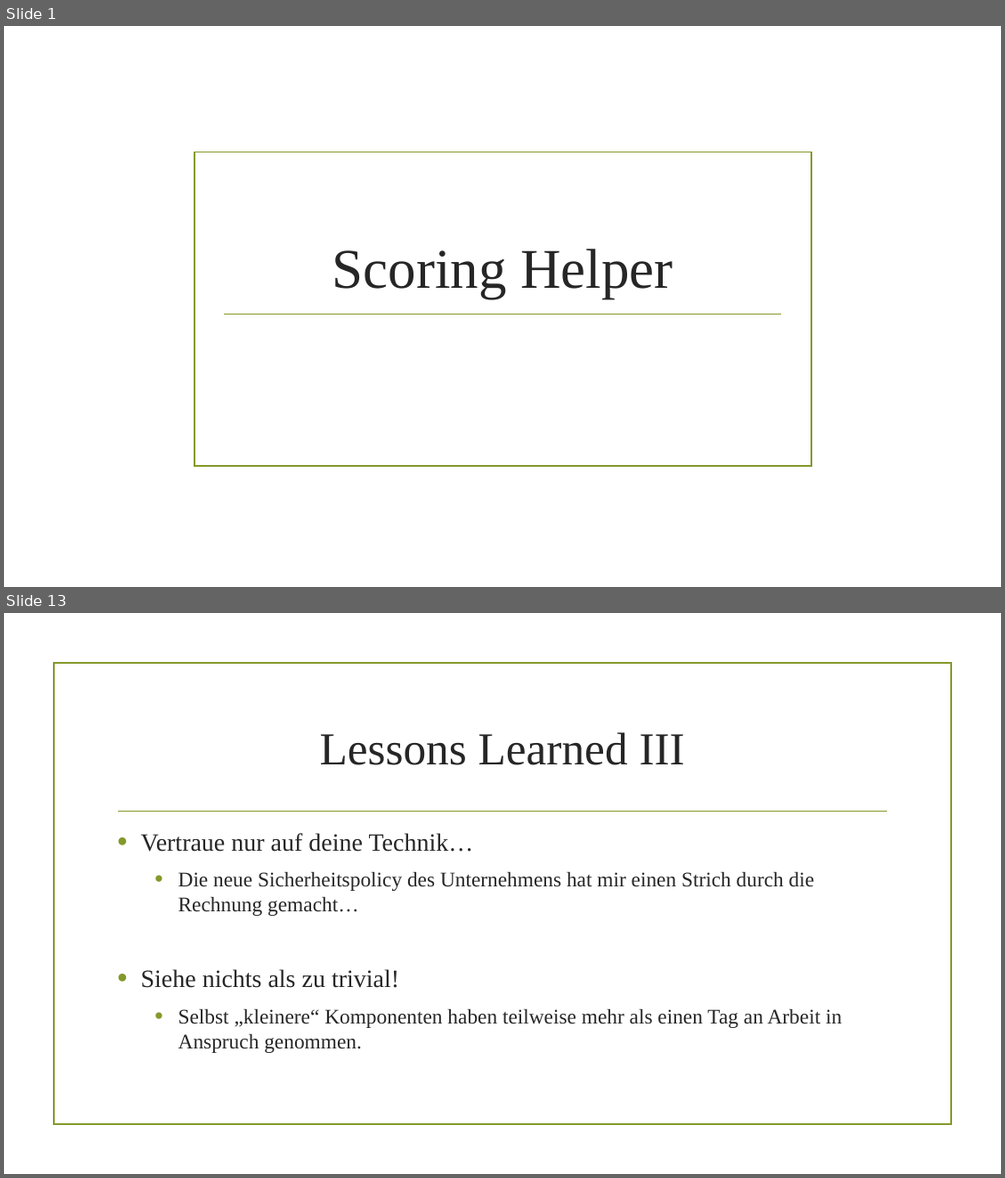
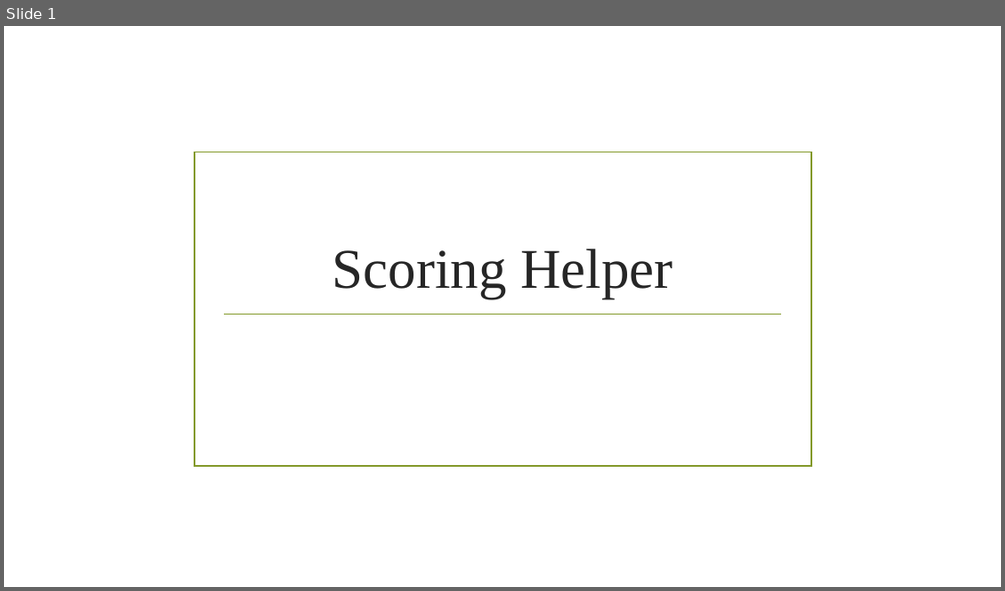
Before and after one commit to UniPayne/RCD-Project, a slide deck: Projektdokumentationen/Projektabgabe/Projektabgabe.pptx. Shown one above the other, each under a label of ours: slides 1 and 13 before the commit, slide 1 after it; the slides between them are not shown. The pictures are 1005x1178 and 1005x591 pixels, drawn with LibreOffice and Linux fonts; fonts in the diff are those of the drawing; background and template pictures are left out. Boxes give left, top, right and bottom in pixels: in the first picture for what was removed or moved away, otherwise in the second. Text is boxed around its words. In the diff, an @@ line names an element or a change of style, - is before the commit and + after.

```diff
--- a/Projektdokumentationen/Projektabgabe/Projektabgabe.pptx
+++ b/Projektdokumentationen/Projektabgabe/Projektabgabe.pptx
@@ slide 13 removed at [4,613,1001,1174], background picture (left out) @@
@@ rectangle removed at [53,663,951,1125] @@
@@ title removed at [320,732,685,765] @@
-Lessons Learned III
@@ line removed from (119, 811) to (887, 811) @@
@@ text removed at [141,833,841,1053] @@
-• Vertraue nur auf deine Technik…
-  • Die neue Sicherheitspolicy des Unternehmens hat mir einen Strich durch die Rechnung gemacht…
-• Siehe nichts als zu trivial!
-  • Selbst „kleinere“ Komponenten haben teilweise mehr als einen Tag an Arbeit in Anspruch genommen.
```
Also in this commit, not shown: 7 slides changed, 3 slides added, 4 other slides removed, 1 other file.
